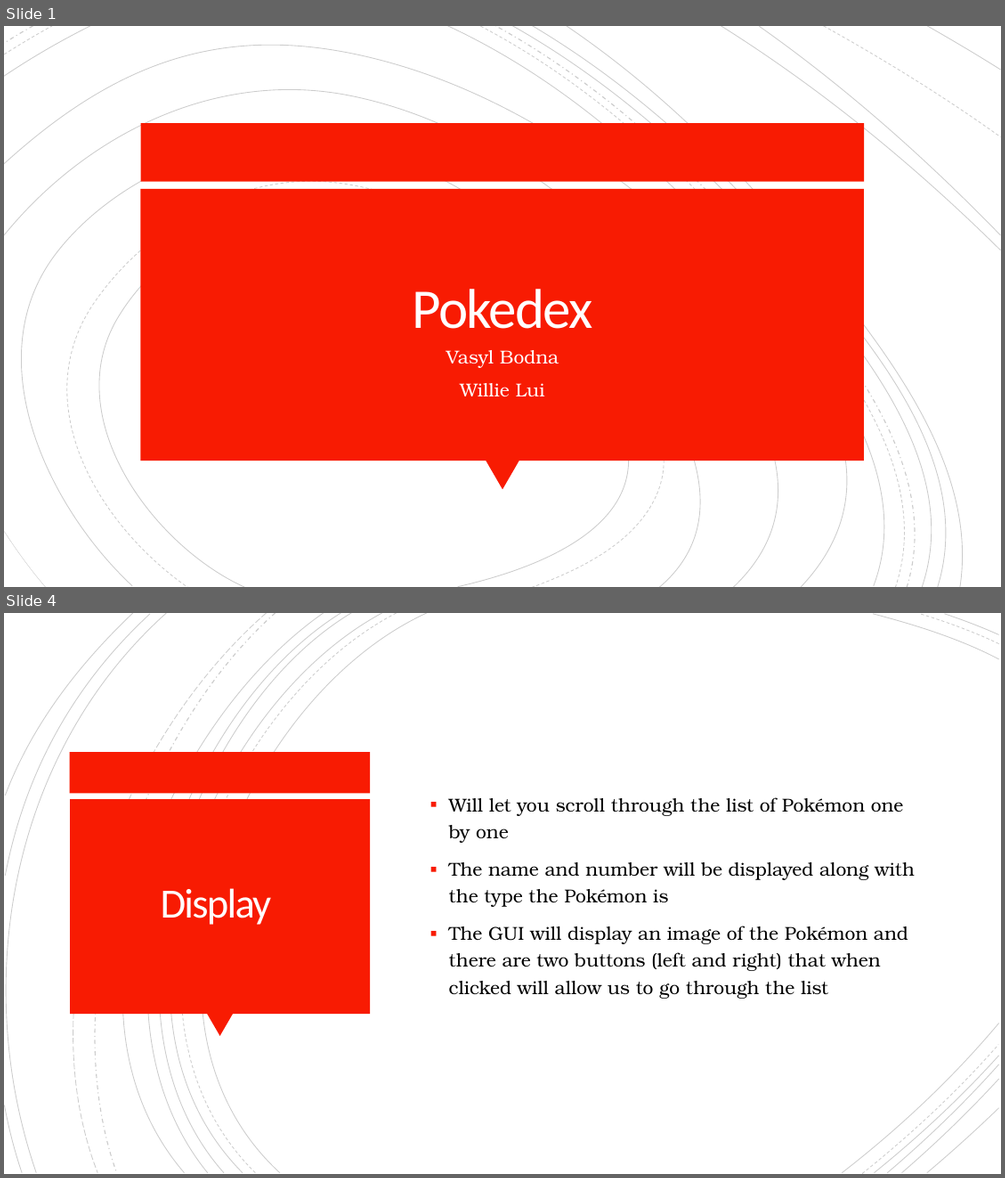
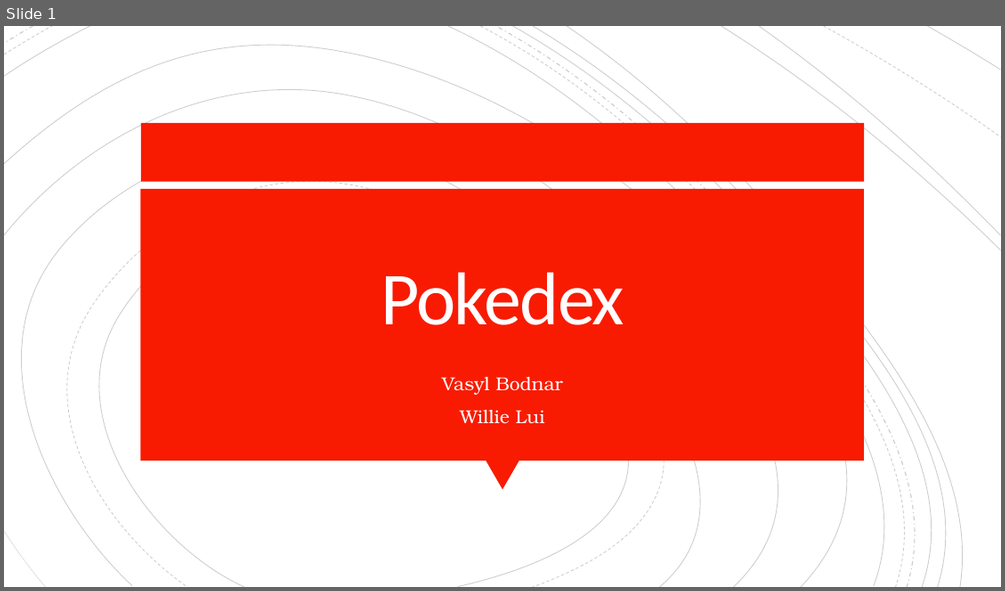
Before and after one commit to WillieLui429/CSC330-Project, a slide deck: CSC330 Presentation.pptx. Shown one above the other, each under a label of ours: slides 1 and 4 before the commit, slide 1 after it; the slides between them are not shown. The pictures are 1005x1178 and 1005x591 pixels, drawn with LibreOffice and Linux fonts; fonts in the diff are those of the drawing. Boxes give left, top, right and bottom in pixels: in the first picture for what was removed or moved away, otherwise in the second. Text is boxed around its words. In the diff, an @@ line names an element or a change of style, - is before the commit and + after.

```diff
--- a/CSC330 Presentation.pptx
+++ b/CSC330 Presentation.pptx
@@ slide 4 removed at bbox=[4, 613, 1001, 1174], background #FFFFFF @@
@@ group removed at bbox=[4, 613, 999, 1174]: 21 freeform shapes @@
@@ rectangle removed at bbox=[70, 752, 371, 793] @@
@@ rectangle removed at bbox=[70, 799, 370, 1013] @@
@@ text removed at bbox=[449, 797, 914, 998] @@
-▪ Will let you scroll through the list of Pokémon one by one
-▪ The name and number will be displayed along with the type the Pokémon is
-▪ The GUI will display an image of the Pokémon and there are two buttons (left and right) that when clicked will allow us to go through the list
@@ title removed at bbox=[161, 888, 272, 925] @@
-Display
@@ triangle removed at bbox=[207, 1013, 233, 1037] @@
@@ slide 1 changed as well @@
@@ outline redrawn in 4 elements at bbox=[24, 172, 681, 587], bbox=[4, 70, 849, 587], bbox=[512, 26, 963, 587], bbox=[566, 26, 979, 587] @@
@@ title "Pokedex" at bbox=[380, 272, 624, 325]: size 54 to 72 pt @@
@@ subtitle "Vasyl Bodnar" at bbox=[442, 377, 563, 423]: vertical alignment top to middle @@
@@ subtitle at bbox=[442, 377, 563, 394]: text changed @@
-Vasyl Bodna
+Vasyl Bodnar
```
Also in this commit, not shown: 2 other slides changed, 5 slides added, 1 other slide removed, 8 other files.
